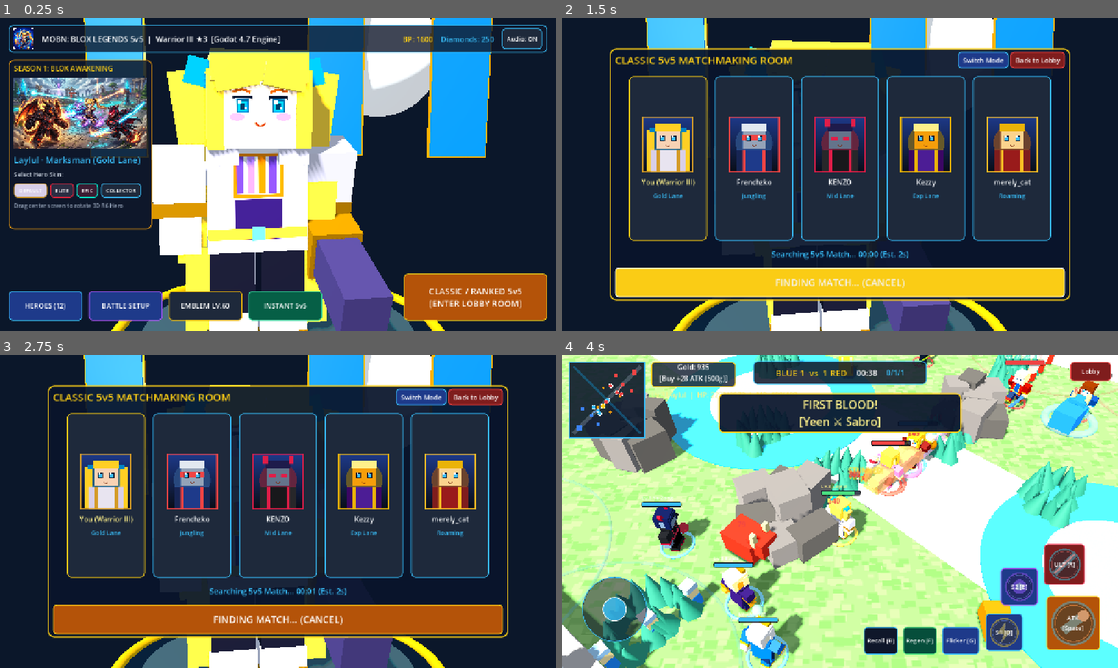
Above: before the commit, frames 1-4 (two rows, left to right).
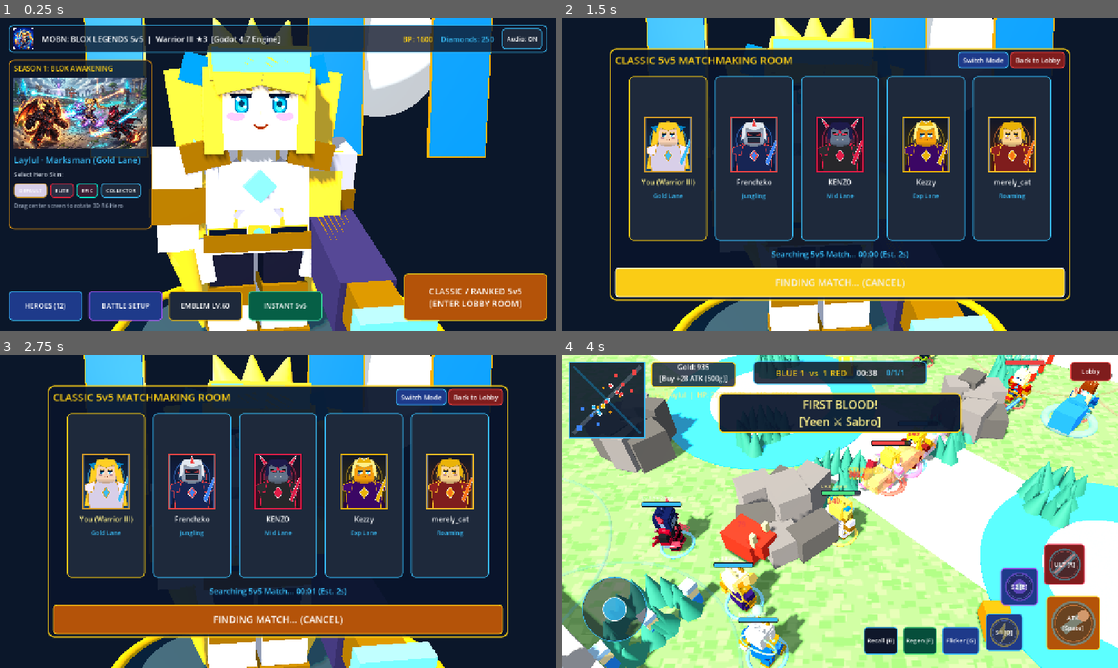
Above: after the commit, the same moments.

Repository: nzadev/mobn-blox-legends
Game: Godot game, scene res://scenes/Main.tscn
Two runs of this game, one before a commit and one after it. Both use one fixed random seed, a clock stepped at 60 frames per second and the inputs below.
Inputs (mouse positions are in pixels of both pictures, inside the frame that each line leads up to):
- Up to frame 1 (0.25 s): no input
- Up to frame 2 (1.5 s): click "CLASSIC / RANKED 5v5 [ENTER L…" at 0.5 s; click "START MATCHMAKING (5v5)" at 1.25 s
- Up to frame 3 (2.75 s): move the mouse to (400, 495) at 2.02 s; hold D from 2.03 s (still down); tap 1 at 2.1 s; click (400, 495) at 2.17 s
- Up to frame 4 (4 s): release D at 2.75 s; drag from (728, 527) to (812, 574) at 2.77 s; click "LOCK IN & ENTER ARENA" at 3.5 s

The runs differ from the first frame. In frame 1, 17% of the frame differs, in the area x 26-79%, y 0-100%; in frame 2, 10%; in frame 3, 11%; in frame 4, 2.1%.

Commit message:
feat(characters): overhaul 3D hero models, armored rigs, back wings/jetpacks, and v3 portraits across Web & Godot 4.7

Diff:
--- a/scripts/builders/roblox_hero_builder.gd
+++ b/scripts/builders/roblox_hero_builder.gd
@@ -1,7 +1,7 @@
 class_name RobloxHeroBuilder
 extends RefCounted
 
-static func make_mat(hex_str: String, rough: float = 0.45, metal: float = 0.1, emit_intensity: float = 0.0) -> StandardMaterial3D:
+static func make_mat(hex_str: String, rough: float = 0.4, metal: float = 0.15, emit_intensity: float = 0.0) -> StandardMaterial3D:
 	var mat := StandardMaterial3D.new()
 	var col := Color.from_string(hex_str, Color.WHITE)
 	mat.albedo_color = col
@@ -23,6 +23,19 @@
 	mi.rotation = rot
 	return mi
 
+static func make_cone(rad: float, h: float, mat: Material, pos: Vector3 = Vector3.ZERO, rot: Vector3 = Vector3.ZERO) -> MeshInstance3D:
+	var mi := MeshInstance3D.new()
+	var cm := CylinderMesh.new()
+	cm.top_radius = 0.02
+	cm.bottom_radius = rad
+	cm.height = h
+	cm.radial_segments = 6
+	mi.mesh = cm
+	mi.material_override = mat
+	mi.position = pos
+	mi.rotation = rot
+	return mi
+
 static func build_hero_rig(hero: HeroData, skin_override: Dictionary = {}) -> RobloxHeroRig:
 	var coat_hex: String = skin_override.get("coat", hero.coat_color)
 	var hair_hex: String = skin_override.get("hair", hero.hair_color)
@@ -31,147 +44,204 @@
 	var rig := RobloxHeroRig.new()
 	rig.name = "RobloxRig_" + hero.id
 
-	var mat_skin := make_mat(hero.skin_color, 0.42, 0.05)
-	var mat_hair := make_mat(hair_hex, 0.38, 0.12)
-	var mat_coat := make_mat(coat_hex, 0.45, 0.22)
-	var mat_trim := make_mat(trim_hex, 0.28, 0.68, 0.35)
-	var mat_pants := make_mat(hero.pants_color, 0.58, 0.05)
-	var mat_weapon := make_mat(hero.weapon_color, 0.25, 0.78, 0.45)
-
-	var left_leg_pivot := Node3D.new()
-	left_leg_pivot.position = Vector3(-0.27, 1.0, 0.0)
-	left_leg_pivot.add_child(make_box(Vector3(0.47, 1.0, 0.47), mat_pants, Vector3(0.0, -0.5, 0.0)))
-	left_leg_pivot.add_child(make_box(Vector3(0.51, 0.3, 0.53), mat_coat, Vector3(0.0, -0.86, 0.02)))
-	left_leg_pivot.add_child(make_box(Vector3(0.53, 0.1, 0.55), mat_trim, Vector3(0.0, -0.98, 0.02)))
+	var mat_skin := make_mat(hero.skin_color, 0.38, 0.06)
+	var mat_hair := make_mat(hair_hex, 0.34, 0.16)
+	var mat_coat := make_mat(coat_hex, 0.4, 0.28)
+	var mat_trim := make_mat(trim_hex, 0.22, 0.78, 0.38)
+	var mat_aura := make_mat(hero.aura_color, 0.15, 0.4, 0.95)
+	var mat_pants := make_mat(hero.pants_color, 0.52, 0.05)
+	var mat_weapon := make_mat(hero.weapon_color, 0.2, 0.85, 0.45)
+
+	var left_leg_pivot := _build_leg(-0.28, mat_pants, mat_trim, mat_coat)
+	var right_leg_pivot := _build_leg(0.28, mat_pants, mat_trim, mat_coat)
 	rig.add_child(left_leg_pivot)
+	rig.add_child(right_leg_pivot)
 	rig.left_leg_pivot = left_leg_pivot
-
-	var right_leg_pivot := Node3D.new()
-	right_leg_pivot.position = Vector3(0.27, 1.0, 0.0)
-	right_leg_pivot.add_child(make_box(Vector3(0.47, 1.0, 0.47), mat_pants, Vector3(0.0, -0.5, 0.0)))
-	right_leg_pivot.add_child(make_box(Vector3(0.51, 0.3, 0.53), mat_coat, Vector3(0.0, -0.86, 0.02)))
-	right_leg_pivot.add_child(make_box(Vector3(0.53, 0.1, 0.55), mat_trim, Vector3(0.0, -0.98, 0.02)))
-	rig.add_child(right_leg_pivot)
 	rig.right_leg_pivot = right_leg_pivot
 
 	var torso_group := Node3D.new()
-	torso_group.position = Vector3(0.0, 1.55, 0.0)
-	torso_group.add_child(make_box(Vector3(1.06, 1.1, 0.54), mat_coat))
+	torso_group.position = Vector3(0.0, 1.56, 0.0)
+	torso_group.add_child(make_box(Vector3(1.08, 1.12, 0.56), mat_coat))
 
 	if ResourceLoader.exists(hero.torso_tex_path):
 		var front_mat := StandardMaterial3D.new()
 		front_mat.albedo_texture = load(hero.torso_tex_path) as Texture2D
-		front_mat.roughness = 0.45
-		var chest_plate := MeshInstance3D.new()
+		front_mat.roughness = 0.4
+		var chest_quad := MeshInstance3D.new()
 		var qm := QuadMesh.new()
-		qm.size = Vector2(1.04, 1.08)
-		chest_plate.mesh = qm
-		chest_plate.material_override = front_mat
-		chest_plate.position = Vector3(0.0, 0.0, 0.275)
-		torso_group.add_child(chest_plate)
-
-	torso_group.add_child(make_box(Vector3(0.32, 0.22, 0.62), mat_coat, Vector3(-0.36, 0.48, 0.02)))
-	torso_group.add_child(make_box(Vector3(0.32, 0.22, 0.62), mat_coat, Vector3(0.36, 0.48, 0.02)))
-
-	if hero.id in ["laylul", "yuzong", "esteez", "kajee"]:
-		torso_group.add_child(make_box(Vector3(1.12, 1.35, 0.12), mat_coat, Vector3(0.0, -0.45, -0.32), Vector3(0.12, 0.0, 0.0)))
+		qm.size = Vector2(1.06, 1.1)
+		chest_quad.mesh = qm
+		chest_quad.material_override = front_mat
+		chest_quad.position = Vector3(0.0, 0.0, 0.285)
+		torso_group.add_child(chest_quad)
+
+	torso_group.add_child(make_box(Vector3(0.82, 0.48, 0.1), mat_coat, Vector3(0.0, 0.16, 0.29)))
+	torso_group.add_child(make_box(Vector3(0.24, 0.24, 0.16), mat_aura, Vector3(0.0, 0.16, 0.34), Vector3(0.0, 0.0, PI / 4.0)))
+	torso_group.add_child(make_box(Vector3(1.14, 0.18, 0.62), mat_trim, Vector3(0.0, -0.44, 0.0)))
+
+	for tx: float in [-0.56, 0.56]:
+		torso_group.add_child(make_box(Vector3(0.16, 0.46, 0.58), mat_coat, Vector3(tx, -0.62, 0.0), Vector3(0.0, 0.0, 0.18 if tx < 0.0 else -0.18)))
+
+	for dir: float in [-1.0, 1.0]:
+		torso_group.add_child(make_box(Vector3(0.46, 0.28, 0.68), mat_trim, Vector3(dir * 0.54, 0.48, 0.02), Vector3(0.0, 0.0, dir * -0.22)))
+		torso_group.add_child(make_cone(0.14, 0.38, mat_aura, Vector3(dir * 0.66, 0.66, 0.02), Vector3(0.0, 0.0, dir * -0.45)))
+
+	if hero.id == "yuzong":
+		for dir: float in [-1.0, 1.0]:
+			for i: int in range(3):
+				var fi: float = float(i)
+				torso_group.add_child(make_box(
+					Vector3(0.16, 1.15 - fi * 0.22, 0.14),
+					mat_trim,
+					Vector3(dir * (0.55 + fi * 0.32), 0.35 - fi * 0.15, -0.38 - fi * 0.05),
+					Vector3(0.0, 0.0, dir * (-0.55 - fi * 0.25))
+				))
+	elif hero.id == "kimee":
+		for jx: float in [-0.28, 0.28]:
+			torso_group.add_child(make_box(Vector3(0.36, 0.88, 0.36), mat_trim, Vector3(jx, 0.05, -0.45)))
+			torso_group.add_child(make_cone(0.16, 0.42, mat_aura, Vector3(jx, -0.55, -0.45), Vector3(PI, 0.0, 0.0)))
+	elif hero.id in ["esteez", "kajee"]:
+		var halo := MeshInstance3D.new()
+		var tm := TorusMesh.new()
+		tm.inner_radius = 0.88
+		tm.outer_radius = 0.98
+		halo.mesh = tm
+		halo.material_override = mat_aura
+		halo.position = Vector3(0.0, 0.55, -0.42)
+		halo.rotation.x = PI / 2.0
+		torso_group.add_child(halo)
+		torso_group.add_child(make_box(Vector3(1.16, 1.45, 0.1), mat_coat, Vector3(0.0, -0.45, -0.32), Vector3(0.16, 0.0, 0.0)))
+	elif hero.id in ["sabro", "masteryee", "gusionox"]:
+		for dir: float in [-1.0, 1.0]:
+			torso_group.add_child(make_box(Vector3(0.12, 1.1, 0.28), mat_aura, Vector3(dir * 0.48, 0.28, -0.42), Vector3(-0.25, 0.0, dir * -0.42)))
+	else:
+		torso_group.add_child(make_box(Vector3(1.14, 1.38, 0.1), mat_coat, Vector3(0.0, -0.45, -0.32), Vector3(0.14, 0.0, 0.0)))
 
 	rig.add_child(torso_group)
 	rig.torso_group = torso_group
 
 	var head_group := Node3D.new()
-	head_group.position = Vector3(0.0, 2.52, 0.0)
-	head_group.add_child(make_box(Vector3(0.86, 0.86, 0.86), mat_skin))
+	head_group.position = Vector3(0.0, 2.55, 0.0)
+	head_group.add_child(make_box(Vector3(0.88, 0.88, 0.88), mat_skin))
 
 	if ResourceLoader.exists(hero.face_tex_path):
 		var face_mat := StandardMaterial3D.new()
 		face_mat.albedo_texture = load(hero.face_tex_path) as Texture2D
-		face_mat.roughness = 0.4
+		face_mat.roughness = 0.38
 		var face_quad := MeshInstance3D.new()
 		var fqm := QuadMesh.new()
-		fqm.size = Vector2(0.84, 0.84)
+		fqm.size = Vector2(0.86, 0.86)
 		face_quad.mesh = fqm
 		face_quad.material_override = face_mat
-		face_quad.position = Vector3(0.0, 0.0, 0.435)
+		face_quad.position = Vector3(0.0, 0.0, 0.445)
 		head_group.add_child(face_quad)
 
-	head_group.add_child(make_box(Vector3(0.96, 0.3, 0.96), mat_hair, Vector3(0.0, 0.38, 0.0)))
-	head_group.add_child(make_box(Vector3(0.94, 0.84, 0.24), mat_hair, Vector3(0.0, 0.04, -0.38)))
-	head_group.add_child(make_box(Vector3(0.16, 0.78, 0.32), mat_hair, Vector3(-0.44, -0.04, 0.28)))
-	head_group.add_child(make_box(Vector3(0.16, 0.78, 0.32), mat_hair, Vector3(0.44, -0.04, 0.28)))
-	head_group.add_child(make_box(Vector3(0.42, 0.24, 0.18), mat_hair, Vector3(-0.24, 0.28, 0.43), Vector3(0.0, 0.0, 0.18)))
-	head_group.add_child(make_box(Vector3(0.42, 0.24, 0.18), mat_hair, Vector3(0.24, 0.28, 0.43), Vector3(0.0, 0.0, -0.18)))
+	head_group.add_child(make_box(Vector3(0.98, 0.34, 0.98), mat_hair, Vector3(0.0, 0.4, 0.0)))
+	head_group.add_child(make_box(Vector3(0.96, 0.88, 0.28), mat_hair, Vector3(0.0, 0.04, -0.4)))
+
+	for i: int in [-1, 0, 1]:
+		var fi: float = float(i)
+		head_group.add_child(make_cone(0.24, 0.56, mat_hair, Vector3(fi * 0.32, 0.68, -0.12), Vector3(-0.28, 0.0, fi * -0.32)))
+
+	head_group.add_child(make_box(Vector3(0.18, 0.84, 0.34), mat_hair, Vector3(-0.46, -0.06, 0.28)))
+	head_group.add_child(make_box(Vector3(0.18, 0.84, 0.34), mat_hair, Vector3(0.46, -0.06, 0.28)))
+	head_group.add_child(make_box(Vector3(0.44, 0.28, 0.2), mat_hair, Vector3(-0.24, 0.28, 0.44), Vector3(0.0, 0.0, 0.22)))
+	head_group.add_child(make_box(Vector3(0.44, 0.28, 0.2), mat_hair, Vector3(0.24, 0.28, 0.44), Vector3(0.0, 0.0, -0.22)))
 
 	if hero.hair_style == "twintails":
-		var bow_mat := make_mat("#0284c7", 0.3, 0.1)
-		for dir: float in [-1.0, 1.0]:
-			head_group.add_child(make_box(Vector3(0.32, 0.28, 0.32), bow_mat, Vector3(dir * 0.56, 0.34, -0.05), Vector3(0.0, 0.0, dir * 0.25)))
+		head_group.add_child(make_box(Vector3(0.94, 0.22, 0.36), mat_aura, Vector3(0.0, 0.42, 0.36)))
+		var bow_mat := make_mat("#0284c7", 0.25, 0.4)
+		for dir: float in [-1.0, 1.0]:
+			head_group.add_child(make_box(Vector3(0.36, 0.3, 0.36), bow_mat, Vector3(dir * 0.58, 0.36, -0.05), Vector3(0.0, 0.0, dir * 0.25)))
 			var t_group := Node3D.new()
-			t_group.position = Vector3(dir * 0.64, 0.32, -0.08)
-			t_group.rotation.z = dir * -0.18
-			t_group.add_child(make_box(Vector3(0.36, 0.95, 0.36), mat_hair, Vector3(dir * 0.08, -0.42, 0.0)))
-			t_group.add_child(make_box(Vector3(0.42, 1.15, 0.42), mat_hair, Vector3(dir * 0.2, -1.35, 0.05), Vector3(0.0, 0.0, dir * 0.08)))
-			t_group.add_child(make_box(Vector3(0.34, 0.9, 0.34), mat_hair, Vector3(dir * 0.26, -2.22, 0.12), Vector3(0.0, 0.0, dir * 0.15)))
+			t_group.position = Vector3(dir * 0.66, 0.34, -0.08)
+			t_group.rotation.z = dir * -0.2
+			t_group.add_child(make_box(Vector3(0.38, 0.98, 0.38), mat_hair, Vector3(dir * 0.08, -0.44, 0.0)))
+			t_group.add_child(make_box(Vector3(0.44, 1.18, 0.44), mat_hair, Vector3(dir * 0.22, -1.38, 0.06), Vector3(0.0, 0.0, dir * 0.1)))
+			t_group.add_child(make_cone(0.28, 0.95, mat_hair, Vector3(dir * 0.3, -2.25, 0.12), Vector3(PI, 0.0, 0.0)))
 			head_group.add_child(t_group)
 			if dir < 0.0:
 				rig.left_tail_group = t_group
 			else:
 				rig.right_tail_group = t_group
 	elif hero.hair_style in ["horns", "bull_horns"]:
-		var h_len: float = 0.72 if hero.hair_style == "bull_horns" else 0.58
-		head_group.add_child(make_box(Vector3(0.2, h_len, 0.2), mat_trim, Vector3(-0.46, 0.55, 0.05), Vector3(0.0, 0.0, 0.38)))
-		head_group.add_child(make_box(Vector3(0.2, h_len, 0.2), mat_trim, Vector3(0.46, 0.55, 0.05), Vector3(0.0, 0.0, -0.38)))
+		var is_bull: bool = (hero.hair_style == "bull_horns")
+		for dir: float in [-1.0, 1.0]:
+			head_group.add_child(make_box(Vector3(0.24, 0.48, 0.24), mat_trim, Vector3(dir * 0.52, 0.46, 0.05), Vector3(0.0, 0.0, dir * -0.48)))
+			head_group.add_child(make_cone(0.18, 0.85 if is_bull else 0.72, mat_aura, Vector3(dir * 0.74, 0.88, 0.08), Vector3(0.0, 0.0, dir * (0.15 if is_bull else -0.25))))
 	elif hero.hair_style in ["cyber_helm", "goggles_helm"]:
-		var visor_mat := make_mat(trim_hex, 0.2, 0.8, 1.2)
-		head_group.add_child(make_box(Vector3(0.92, 0.24, 0.92), visor_mat, Vector3(0.0, 0.08, 0.04)))
-		head_group.add_child(make_box(Vector3(0.16, 0.48, 0.65), mat_trim, Vector3(0.0, 0.56, 0.1)))
+		head_group.add_child(make_box(Vector3(0.96, 0.26, 0.96), mat_aura, Vector3(0.0, 0.08, 0.05)))
+		head_group.add_child(make_box(Vector3(0.16, 0.62, 0.82), mat_trim, Vector3(0.0, 0.62, 0.08)))
 	elif hero.hair_style in ["elf_crown", "bird_crest"]:
-		head_group.add_child(make_box(Vector3(0.72, 0.38, 0.22), mat_trim, Vector3(0.0, 0.56, 0.38)))
+		for i: int in [-1, 0, 1]:
+			var fi: float = float(i)
+			head_group.add_child(make_cone(0.14, 0.56 - absf(fi) * 0.12, mat_trim, Vector3(fi * 0.26, 0.68, 0.38)))
 
 	rig.add_child(head_group)
 	rig.head_group = head_group
 
-	var left_arm := _build_arm(-0.8, mat_coat, mat_trim, mat_skin)
-	var right_arm := _build_arm(0.8, mat_coat, mat_trim, mat_skin)
+	var left_arm := _build_arm(-0.82, mat_coat, mat_trim, mat_skin)
+	var right_arm := _build_arm(0.82, mat_coat, mat_trim, mat_skin)
 	rig.add_child(left_arm)
 	rig.add_child(right_arm)
 	rig.left_arm_pivot = left_arm
 	rig.right_arm_pivot = right_arm
 
 	var weapon_group := Node3D.new()
-	weapon_group.position = Vector3(0.0, -0.92, 0.35)
+	weapon_group.position = Vector3(0.0, -0.9, 0.38)
 	if hero.weapon_type in ["cannon", "splat_gun"]:
-		weapon_group.add_child(make_box(Vector3(0.44, 0.44, 1.65), mat_weapon, Vector3(0.0, 0.0, 0.5)))
-		weapon_group.add_child(make_box(Vector3(0.54, 0.54, 0.48), mat_trim, Vector3(0.0, 0.0, 0.12)))
+		weapon_group.add_child(make_box(Vector3(0.52, 0.56, 1.5), mat_weapon, Vector3(0.0, 0.0, 0.45)))
+		weapon_group.add_child(make_box(Vector3(0.4, 0.4, 1.85), mat_trim, Vector3(0.0, 0.08, 0.95)))
+		weapon_group.add_child(make_box(Vector3(0.62, 0.62, 0.18), mat_aura, Vector3(0.0, 0.08, 1.75)))
 		right_arm.rotation.x = 0.55
 	elif hero.weapon_type == "giant_hammer":
-		weapon_group.add_child(make_box(Vector3(0.18, 0.18, 1.8), mat_coat, Vector3(0.0, 0.0, 0.48)))
-		weapon_group.add_child(make_box(Vector3(1.05, 0.7, 0.7), mat_weapon, Vector3(0.0, 0.0, 1.25)))
+		weapon_group.add_child(make_box(Vector3(0.2, 0.2, 2.2), mat_coat, Vector3(0.0, 0.0, 0.65)))
+		weapon_group.add_child(make_box(Vector3(1.35, 0.85, 0.85), mat_weapon, Vector3(0.0, 0.0, 1.48)))
+		weapon_group.add_child(make_box(Vector3(1.45, 0.45, 0.45), mat_aura, Vector3(0.0, 0.0, 1.48)))
 		right_arm.rotation.x = 0.45
 	elif hero.weapon_type in ["dual_blades", "katana", "greatsword"]:
-		var bw: float = 0.3 if hero.weapon_type == "greatsword" else 0.14
-		var bl: float = 1.95 if hero.weapon_type == "greatsword" else 1.55
-		weapon_group.add_child(make_box(Vector3(bw, 0.08, bl), mat_weapon, Vector3(0.0, 0.0, bl * 0.48)))
+		var is_great: bool = (hero.weapon_type == "greatsword")
+		var bw: float = 0.36 if is_great else 0.16
+		var bl: float = 2.25 if is_great else 1.75
+		weapon_group.add_child(make_box(Vector3(0.72 if is_great else 0.42, 0.14, 0.18), mat_trim, Vector3(0.0, 0.0, 0.22)))
+		weapon_group.add_child(make_box(Vector3(bw, 0.08, bl), mat_weapon, Vector3(0.0, 0.0, 0.25 + bl * 0.5)))
+		weapon_group.add_child(make_box(Vector3(bw * 0.5, 0.11, bl * 0.92), mat_aura, Vector3(0.0, 0.0, 0.25 + bl * 0.5)))
 		if hero.weapon_type == "dual_blades":
-			left_arm.add_child(make_box(Vector3(bw, 0.08, bl), mat_weapon, Vector3(0.0, -0.92, 0.72)))
+			left_arm.add_child(make_box(Vector3(bw, 0.08, bl), mat_weapon, Vector3(0.0, -0.9, 0.72)))
+			left_arm.add_child(make_box(Vector3(bw * 0.5, 0.11, bl * 0.92), mat_aura, Vector3(0.0, -0.9, 0.72)))
+	elif hero.weapon_type in ["dragon_claws", "gauntlets"]:
+		for ci: int in [-1, 0, 1]:
+			var fci: float = float(ci)
+			weapon_group.add_child(make_cone(0.09, 0.75, mat_aura, Vector3(fci * 0.16, 0.0, 0.45), Vector3(PI / 2.0, 0.0, 0.0)))
+			left_arm.add_child(make_cone(0.09, 0.75, mat_aura, Vector3(fci * 0.16, -0.9, 0.55), Vector3(PI / 2.0, 0.0, 0.0)))
 	else:
+		weapon_group.add_child(make_box(Vector3(0.14, 0.14, 1.85), mat_trim, Vector3(0.0, 0.0, 0.55)))
 		var orb := MeshInstance3D.new()
 		var sm := SphereMesh.new()
-		sm.radius = 0.35
-		sm.height = 0.7
+		sm.radius = 0.38
+		sm.height = 0.76
 		orb.mesh = sm
-		orb.material_override = mat_weapon
-		orb.position = Vector3(0.0, 0.0, 0.48)
+		orb.material_override = mat_aura
+		orb.position = Vector3(0.0, 0.0, 1.45)
 		weapon_group.add_child(orb)
 
 	right_arm.add_child(weapon_group)
 	rig.weapon_group = weapon_group
 	return rig
 
+static func _build_leg(x_pos: float, mat_pants: Material, mat_trim: Material, mat_coat: Material) -> Node3D:
+	var pivot := Node3D.new()
+	pivot.position = Vector3(x_pos, 1.02, 0.0)
+	pivot.add_child(make_box(Vector3(0.45, 0.54, 0.46), mat_pants, Vector3(0.0, -0.26, 0.0)))
+	pivot.add_child(make_box(Vector3(0.49, 0.2, 0.52), mat_trim, Vector3(0.0, -0.52, 0.04)))
+	pivot.add_child(make_box(Vector3(0.5, 0.46, 0.52), mat_coat, Vector3(0.0, -0.78, 0.01)))
+	pivot.add_child(make_box(Vector3(0.54, 0.12, 0.6), mat_trim, Vector3(0.0, -0.97, 0.04)))
+	return pivot
+
 static func _build_arm(x_offset: float, mat_coat: Material, mat_trim: Material, mat_skin: Material) -> Node3D:
 	var pivot := Node3D.new()
-	pivot.position = Vector3(x_offset, 2.0, 0.0)
-	pivot.add_child(make_box(Vector3(0.52, 0.68, 0.54), mat_coat, Vector3(0.0, -0.26, 0.0)))
-	pivot.add_child(make_box(Vector3(0.54, 0.14, 0.56), mat_trim, Vector3(0.0, -0.58, 0.0)))
-	pivot.add_child(make_box(Vector3(0.42, 0.45, 0.42), mat_skin, Vector3(0.0, -0.82, 0.0)))
+	pivot.position = Vector3(x_offset, 2.02, 0.0)
+	pivot.add_child(make_box(Vector3(0.5, 0.52, 0.52), mat_coat, Vector3(0.0, -0.22, 0.0)))
+	pivot.add_child(make_box(Vector3(0.55, 0.36, 0.56), mat_trim, Vector3(0.0, -0.56, 0.0)))
+	pivot.add_child(make_box(Vector3(0.42, 0.38, 0.42), mat_skin, Vector3(0.0, -0.84, 0.0)))
 	return pivot
Binary file changed: assets/portraits/alucardox.png
Binary file changed: assets/portraits/esteez.png
Binary file changed: assets/portraits/gusionox.png
Binary file changed: assets/portraits/kajee.png
Binary file changed: assets/portraits/ketootoo.png
Binary file changed: assets/portraits/kimee.png
Binary file changed: assets/portraits/laylul.png
Binary file changed: assets/portraits/masteryee.png
Binary file changed: assets/portraits/minotor.png
Binary file changed: assets/portraits/sabro.png
Binary file changed: assets/portraits/yeen.png
Binary file changed: assets/portraits/yuzong.png
(and 24 more such lines)
